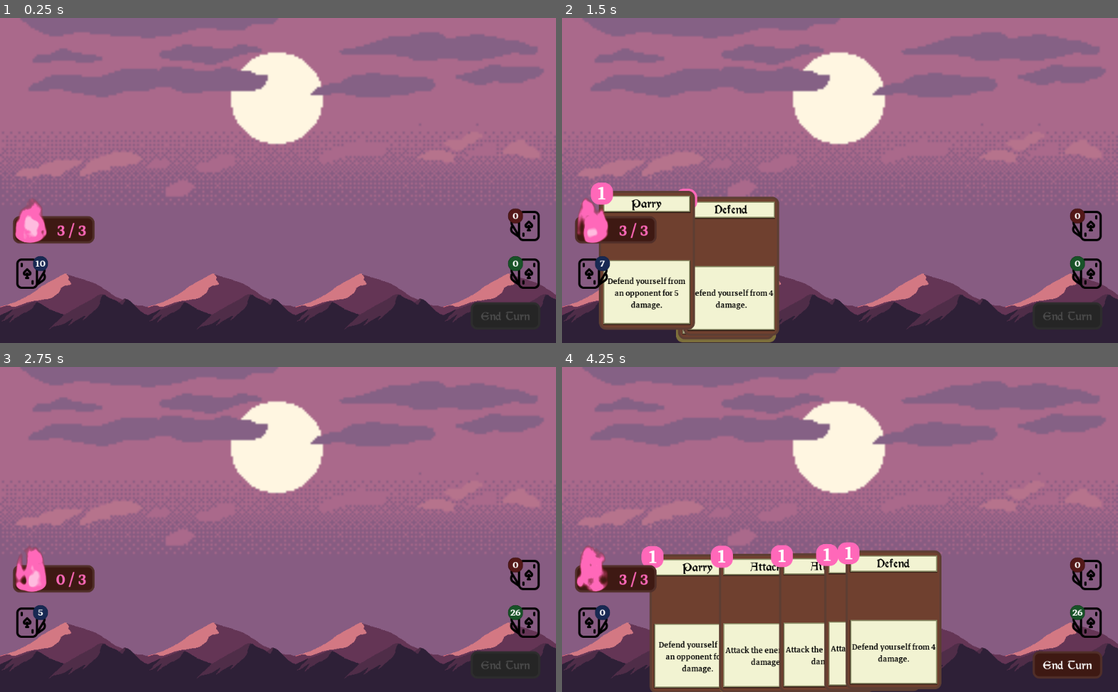
Above: before the commit, frames 1-4 (two rows, left to right).
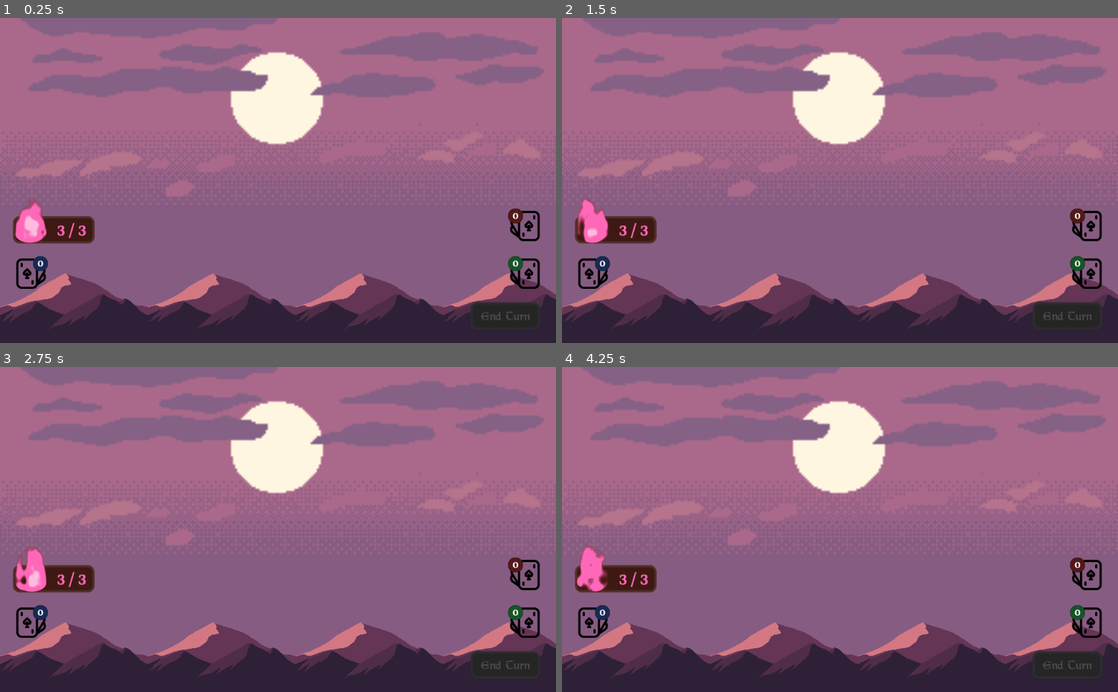
Above: after the commit, the same moments.

Repository: Maaack/Battle-Deck-Energy
Game: Godot game, scene res://Scenes/Main.tscn
Same seed, same stepped clock (60 frames per second), same inputs: the game is played once before the commit and once after it.
Inputs (mouse positions are in pixels of both pictures, inside the frame that each line leads up to):
- Up to frame 1 (0.25 s): no input
- Up to frame 2 (1.5 s): move the mouse to (962, 164) at 0.52 s; click (962, 164) at 0.67 s; move the mouse to (728, 196) at 1.27 s; click (728, 196) at 1.42 s
- Up to frame 3 (2.75 s): click (505, 666) at 2 s, where only the run before the commit has a clickable "End Turn"
- Up to frame 4 (4.25 s): move the mouse to (895, 458) at 2.77 s; click (895, 458) at 2.92 s; move the mouse to (812, 594) at 3.52 s; click (812, 594) at 3.67 s

The runs differ from the first frame. In frame 1, less than 0.1% of the frame differs, in the area x 6-9%, y 74-77%; in frame 2, 13%; in frame 3, less than 0.1%; in frame 4, 24%, in the area x 14-98%, y 53-100%.
Error after the commit: Parse Error: The identifier "DeckSettings" isn't a valid type (not a script or class), or couldn't be found on base "self". (res://Scenes/HUD/Decks/Base/Deck.g…

Commit message:
BATL-01: Adds Character resource with initial deck, health, and energy. Renamed HUD to Battle Screen in Main.

Diff:
--- a/Resources/CardSettings/AttackCardSetting.tres
+++ b/Resources/CardSettings/AttackCardSetting.tres
@@ -6,4 +6,4 @@
 script = ExtResource( 1 )
 title = "Attack"
 description = "Attack the enemy for 3 damage."
-bde_cost = 1
+energy_cost = 1
--- a/Resources/CardSettings/CardSettings.gd
+++ b/Resources/CardSettings/CardSettings.gd
@@ -5,4 +5,4 @@
 
 export(String) var title : String = ''
 export(String, MULTILINE) var description : String = ''
-export(int, 0, 9) var bde_cost : int = 1
+export(int, 0, 9) var energy_cost : int = 1
--- a/Resources/CardSettings/DefendCardSetting.tres
+++ b/Resources/CardSettings/DefendCardSetting.tres
@@ -6,4 +6,4 @@
 script = ExtResource( 1 )
 title = "Defend"
 description = "Defend yourself from 4 damage."
-bde_cost = 1
+energy_cost = 1
--- a/Resources/CardSettings/ParryCardSetting.tres
+++ b/Resources/CardSettings/ParryCardSetting.tres
@@ -6,4 +6,4 @@
 script = ExtResource( 1 )
 title = "Parry"
 description = "Defend yourself from an opponent for 5 damage."
-bde_cost = 1
+energy_cost = 1
--- /dev/null
+++ b/Resources/Characters/Character.gd
@@ -0,0 +1,34 @@
+extends Resource
+
+
+class_name Character
+
+export(Array, PackedScene) var starting_deck : Array = []
+export(int, 0, 64) var starting_max_health : int = 20
+export(int, 0, 8) var starting_max_energy: int = 3
+export(int, 0, 16) var starting_hand_size: int = 5
+
+var deck : Array = []
+var max_health : int = 0
+var max_energy : int = 0
+var health : int = 0
+var energy : int = 0
+var hand_size : int = 0
+
+func _to_string():
+	return str(deck)
+
+func deck_size():
+	return deck.size()
+
+func start():
+	if starting_deck is Array:
+		deck = starting_deck.duplicate()
+	if starting_max_health > 0:
+		max_health = starting_max_health
+		health = max_health
+	if starting_max_energy > 0:
+		max_energy = starting_max_energy
+		energy = max_energy
+	if starting_hand_size > 0 :
+		hand_size = starting_hand_size
--- /dev/null
+++ b/Resources/Characters/PlayerSettings/NewPlayerSettings.tres
@@ -0,0 +1,13 @@
+[gd_resource type="Resource" load_steps=5 format=2]
+
+[ext_resource path="res://Resources/Characters/Character.gd" type="Script" id=1]
+[ext_resource path="res://Scenes/HUD/Cards/ParryCard.tscn" type="PackedScene" id=2]
+[ext_resource path="res://Scenes/HUD/Cards/DefendCard.tscn" type="PackedScene" id=3]
+[ext_resource path="res://Scenes/HUD/Cards/AttackCard.tscn" type="PackedScene" id=4]
+
+[resource]
+script = ExtResource( 1 )
+starting_deck = [ ExtResource( 4 ), ExtResource( 4 ), ExtResource( 4 ), ExtResource( 4 ), ExtResource( 3 ), ExtResource( 3 ), ExtResource( 3 ), ExtResource( 3 ), ExtResource( 2 ), ExtResource( 2 ) ]
+starting_max_health = 20
+starting_max_energy = 3
+starting_hand_size = 5
--- a/Resources/DeckSettings/DeckSettings.gd
+++ /dev/null
@@ -1,13 +0,0 @@
-extends Resource
-
-
-class_name DeckSettings
-
-export(Array, PackedScene) var cards : Array = []
-
-
-func _to_string():
-	return str(cards)
-
-func size():
-	return cards.size()
--- a/Resources/DeckSettings/StartingDeck.tres
+++ /dev/null
@@ -1,10 +0,0 @@
-[gd_resource type="Resource" load_steps=5 format=2]
-
-[ext_resource path="res://Scenes/HUD/Cards/ParryCard.tscn" type="PackedScene" id=1]
-[ext_resource path="res://Scenes/HUD/Cards/DefendCard.tscn" type="PackedScene" id=2]
-[ext_resource path="res://Resources/DeckSettings/DeckSettings.gd" type="Script" id=3]
-[ext_resource path="res://Scenes/HUD/Cards/AttackCard.tscn" type="PackedScene" id=4]
-
-[resource]
-script = ExtResource( 3 )
-cards = [ ExtResource( 4 ), ExtResource( 4 ), ExtResource( 4 ), ExtResource( 4 ), ExtResource( 2 ), ExtResource( 2 ), ExtResource( 2 ), ExtResource( 2 ), ExtResource( 1 ), ExtResource( 1 ) ]
--- a/Scenes/HUD/HUD.gd
+++ b/Scenes/HUD/BattleScreen.gd
@@ -13,13 +13,18 @@
 onready var energy_meter = $BattleDeckEnergy
 onready var end_turn_button = $EndTurnButton/Button
 
-var starter_deck : Resource = preload("res://Resources/DeckSettings/StartingDeck.tres")
 var _drawing_cards : int = 0
 var _reshuffling_cards : int = 0
+var player : Character
+var hand_size : int = 0
 
-func _ready():
+func start(player_ref:Character):
+	player = player_ref
 	randomize()
-	draw_pile.set_deck_settings(starter_deck)
+	energy_meter.max_energy = player.max_energy
+	energy_meter.reset_energy()
+	hand_size = player.hand_size
+	draw_pile.set_deck(player.deck)
 	draw_pile.shuffle()
 	draw_hand_timer.start()
 
@@ -46,7 +51,7 @@
 	draw_hand_timer.start()
 
 func _on_DrawHandTimer_timeout():
-	draw_cards(5)
+	draw_cards(hand_size)
 
 func _on_DrawPile_drew_card(card_scene:PackedScene):
 	var card_instance : Card = card_scene.instance()
--- a/Scenes/HUD/HUD.tscn
+++ b/Scenes/HUD/BattleScreen.tscn
@@ -1,7 +1,7 @@
 [gd_scene load_steps=9 format=2]
 
 [ext_resource path="res://Scenes/HUD/Decks/DrawPile.tscn" type="PackedScene" id=1]
-[ext_resource path="res://Scenes/HUD/HUD.gd" type="Script" id=2]
+[ext_resource path="res://Scenes/HUD/BattleScreen.gd" type="Script" id=2]
 [ext_resource path="res://Scenes/HUD/Decks/ExhaustPile.tscn" type="PackedScene" id=3]
 [ext_resource path="res://Scenes/HUD/Decks/DiscardPile.tscn" type="PackedScene" id=4]
 [ext_resource path="res://Scenes/HUD/Buttons/EndTurn/EndTurnButton.tscn" type="PackedScene" id=5]
@@ -9,7 +9,7 @@
 [ext_resource path="res://Scenes/HUD/HandManager/HandManager.tscn" type="PackedScene" id=7]
 [ext_resource path="res://Scenes/HUD/BattleDeckEnergy/BattleDeckEnergy.tscn" type="PackedScene" id=8]
 
-[node name="HUD" type="Control"]
+[node name="BattleScreen" type="Control"]
 anchor_top = 1.0
 anchor_right = 1.0
 anchor_bottom = 1.0
--- a/Scenes/HUD/Cards/Base/CardFront.gd
+++ b/Scenes/HUD/Cards/Base/Card.gd
@@ -13,8 +13,9 @@
 onready var animation_node = $Control/CenterContainer/Control/GlowNode/AnimationPlayer
 onready var tween_node = $CardTween
 
-export(Resource) var card_settings setget set_card_settings
+export(Resource) var init_card_settings setget set_init_card_settings
 
+var card_settings : CardSettings
 var hovering : bool = false
 var pressed : bool = false
 var glowing : bool = false
@@ -23,12 +24,18 @@
 var packed_scene : PackedScene setget set_packed_scene
 
 
-func set_card_settings(value:CardSettings):
-	card_settings = value
+func set_init_card_settings(value:CardSettings):
+	init_card_settings = value
+	if init_card_settings is CardSettings:
+		card_settings = init_card_settings
 	_update_card_front()
 
 func set_packed_scene(value:PackedScene):
 	packed_scene = value
+
+func get_energy_cost():
+	if card_settings is CardSettings:
+		return card_settings.energy_cost
 
 func _ready():
 	_update_card_front()
@@ -40,8 +47,8 @@
 		$Control/CardFront/TitlePanel/TitleLabel.text = card_settings.title
 	if card_settings.description != "":
 		$Control/CardFront/DescriptionPanel/MarginContainer/DescriptionLabel.text = card_settings.description
-	if card_settings.bde_cost >= 0:
-		$Control/BDEPanel/BDECostLabel.text = str(card_settings.bde_cost)
+	if card_settings.energy_cost >= 0:
+		$Control/BDEPanel/BDECostLabel.text = str(card_settings.energy_cost)
 
 func _update_glow():
 	if hovering and not pressed:
--- a/Scenes/HUD/Cards/Base/CardFront.tscn
+++ b/Scenes/HUD/Cards/Base/CardFront.tscn
@@ -5,7 +5,7 @@
 [ext_resource path="res://Themes/Fonts/morris_roman_24pt.tres" type="DynamicFont" id=3]
 [ext_resource path="res://Themes/Fonts/markazi_text_20pt.tres" type="DynamicFont" id=4]
 [ext_resource path="res://Themes/Fonts/markazi_text_48pt.tres" type="DynamicFont" id=5]
-[ext_resource path="res://Scenes/HUD/Cards/Base/CardFront.gd" type="Script" id=6]
+[ext_resource path="res://Scenes/HUD/Cards/Base/Card.gd" type="Script" id=6]
 [ext_resource path="res://Themes/StyleBoxes/CardTitleStyleBox.tres" type="StyleBox" id=7]
 [ext_resource path="res://Scenes/HUD/Cards/Base/GlowAnimation.tres" type="Animation" id=8]
 [ext_resource path="res://Scenes/HUD/Glows/GoldGlowStyleBox.tres" type="StyleBox" id=9]
--- a/Scenes/HUD/Decks/Base/Deck.gd
+++ b/Scenes/HUD/Decks/Base/Deck.gd
@@ -8,7 +8,7 @@
 onready var count_label = $TextureRect/Panel/CountLabel
 
 var deck_settings : DeckSettings = DeckSettings.new() setget set_deck_settings
-var deck : Array = []
+var deck : Array = [] setget set_deck
 
 func set_deck_settings(value:DeckSettings):
 	deck_settings = value
@@ -16,6 +16,11 @@
 		return
 	deck = value.cards.duplicate()
 	_update_deck_count()
+
+func set_deck(value:Array):
+	if value is Array:
+		deck = value
+		_update_deck_count()
 
 func size():
 	return deck.size()
--- a/Scenes/Main.gd
+++ b/Scenes/Main.gd
@@ -1 +1,10 @@
 extends Control
+
+
+onready var battle_screen = $HUDContainer/BattleScreen
+
+var player : Character = preload("res://Resources/Characters/PlayerSettings/NewPlayerSettings.tres")
+
+func _ready():
+	player.start()
+	battle_screen.start(player)
--- a/Scenes/Main.tscn
+++ b/Scenes/Main.tscn
@@ -1,7 +1,7 @@
 [gd_scene load_steps=7 format=2]
 
 [ext_resource path="res://Assets/Sourced/Backgrounds/parallax_mountain_pack/layers/parallax-mountain-montain-far.png" type="Texture" id=1]
-[ext_resource path="res://Scenes/HUD/HUD.tscn" type="PackedScene" id=2]
+[ext_resource path="res://Scenes/HUD/BattleScreen.tscn" type="PackedScene" id=2]
 [ext_resource path="res://Scenes/Main.gd" type="Script" id=3]
 [ext_resource path="res://Assets/Sourced/Backgrounds/parallax_mountain_pack/layers/parallax-mountain-bg.png" type="Texture" id=4]
 [ext_resource path="res://Assets/Sourced/Backgrounds/parallax_mountain_pack/layers/parallax-mountain-mountains.png" type="Texture" id=5]
@@ -90,4 +90,4 @@
 "_edit_use_anchors_": false
 }
 
-[node name="HUD" parent="HUDContainer" instance=ExtResource( 2 )]
+[node name="BattleScreen" parent="HUDContainer" instance=ExtResource( 2 )]
--- a/project.godot
+++ b/project.godot
@@ -12,7 +12,7 @@
 "base": "Node2D",
 "class": "Card",
 "language": "GDScript",
-"path": "res://Scenes/HUD/Cards/Base/CardFront.gd"
+"path": "res://Scenes/HUD/Cards/Base/Card.gd"
 }, {
 "base": "Resource",
 "class": "CardSettings",
@@ -20,14 +20,14 @@
 "path": "res://Resources/CardSettings/CardSettings.gd"
 }, {
 "base": "Resource",
-"class": "DeckSettings",
+"class": "Character",
 "language": "GDScript",
-"path": "res://Resources/DeckSettings/DeckSettings.gd"
+"path": "res://Resources/Characters/Character.gd"
 } ]
 _global_script_class_icons={
 "Card": "",
 "CardSettings": "",
-"DeckSettings": ""
+"Character": ""
 }
 
 [application]
